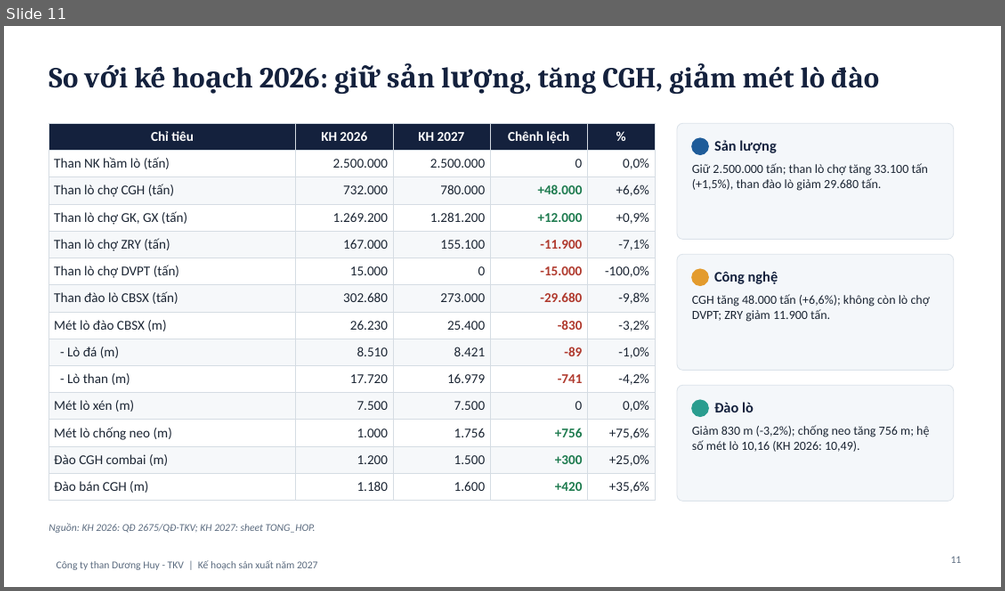
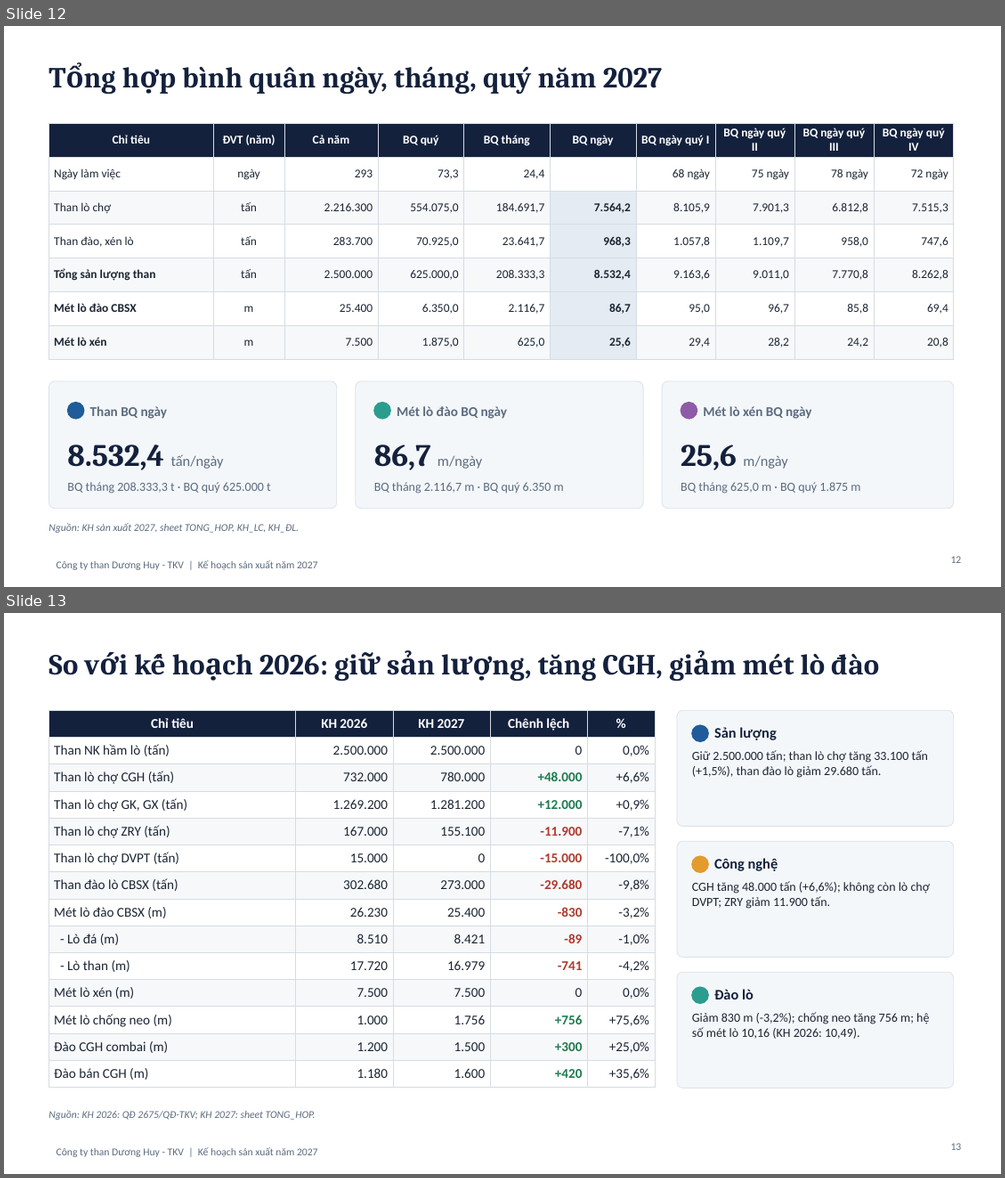
Before and after one commit to vanthuy-dh/CONG_VIEC, a slide deck: 99_KET_QUA/2026-10-23_Ke-hoach-san-xuat-2027.pptx. Shown one above the other, each under a label of ours: slide 11 before the commit, slides 12 and 13 after it. The pictures are 1005x591 and 1005x1178 pixels, drawn with LibreOffice and Linux fonts; fonts in the diff are those of the drawing. Boxes give left, top, right and bottom in pixels: in the first picture for what was removed or moved away, otherwise in the second. Text is boxed around its words. In the diff, an @@ line names an element or a change of style, - is before the commit and + after.

```diff
--- a/99_KET_QUA/2026-10-23_Ke-hoach-san-xuat-2027.pptx
+++ b/99_KET_QUA/2026-10-23_Ke-hoach-san-xuat-2027.pptx
@@ slide 12 added at [4, 26, 1001, 587], background #FFFFFF; not listed: 1 template element that a slide beside it also shows @@
@@ title added at [182, 66, 663, 94], 28 pt, text #14213D, bold @@
+Tổng hợp bình quân ngày, tháng, quý năm 2027
@@ table added at [48, 123, 954, 351], 7 rows, 10 columns @@
+Chỉ tiêu | ĐVT (năm) | Cả năm | BQ quý | BQ tháng | BQ ngày | BQ ngày quý I | BQ ngày quý II | BQ ngày quý III | BQ ngày quý IV
+Ngày làm việc | ngày | 293 | 73,3 | 24,4 |  | 68 ngày | 75 ngày | 78 ngày | 72 ngày
+Than lò chợ | tấn | 2.216.300 | 554.075,0 | 184.691,7 | 7.564,2 | 8.105,9 | 7.901,3 | 6.812,8 | 7.515,3
+Than đào, xén lò | tấn | 283.700 | 70.925,0 | 23.641,7 | 968,3 | 1.057,8 | 1.109,7 | 958,0 | 747,6
+Tổng sản lượng than | tấn | 2.500.000 | 625.000,0 | 208.333,3 | 8.532,4 | 9.163,6 | 9.011,0 | 7.770,8 | 8.262,8
+Mét lò đào CBSX | m | 25.400 | 6.350,0 | 2.116,7 | 86,7 | 95,0 | 96,7 | 85,8 | 69,4
+Mét lò xén | m | 7.500 | 1.875,0 | 625,0 | 25,6 | 29,4 | 28,2 | 24,2 | 20,8
@@ rounded rectangle added at [48, 381, 337, 508], fill #F4F7FA, outline #DCE3EA 0.75 pt @@
@@ rounded rectangle added at [356, 381, 643, 508], fill #F4F7FA, outline #DCE3EA 0.75 pt @@
@@ rounded rectangle added at [662, 381, 954, 508], fill #F4F7FA, outline #DCE3EA 0.75 pt @@
@@ ellipse added at [67, 402, 84, 418], fill #1F5C99, outline #1F5C99 1 pt @@
@@ text added at [90, 406, 167, 418], 13 pt, text #5B6B7F, bold @@
+Than BQ ngày
@@ ellipse added at [374, 402, 390, 418], fill #2A9D8F, outline #2A9D8F 1 pt @@
@@ text added at [396, 406, 507, 418], 13 pt, text #5B6B7F, bold @@
+Mét lò đào BQ ngày
@@ ellipse added at [680, 402, 697, 418], fill #8E5BA8, outline #8E5BA8 1 pt @@
@@ text added at [703, 406, 811, 418], 13 pt, text #5B6B7F, bold @@
+Mét lò xén BQ ngày
@@ text added at [67, 444, 224, 470], 14 pt, text #5B6B7F @@
+8.532,4 tấn/ngày
@@ text added at [374, 444, 482, 470], 14 pt, text #5B6B7F @@
+86,7 m/ngày
@@ text added at [680, 444, 787, 470], 14 pt, text #5B6B7F @@
+25,6 m/ngày
@@ text added at [67, 482, 271, 493], 12 pt, text #5B6B7F @@
+BQ tháng 208.333,3 t · BQ quý 625.000 t
@@ text added at [374, 482, 564, 493], 12 pt, text #5B6B7F @@
+BQ tháng 2.116,7 m · BQ quý 6.350 m
@@ text added at [680, 482, 860, 493], 12 pt, text #5B6B7F @@
+BQ tháng 625,0 m · BQ quý 1.875 m
@@ text added at [48, 523, 299, 532], 10 pt, text #5B6B7F, italic @@
+Nguồn: KH sản xuất 2027, sheet TONG_HOP, KH_LC, KH_ĐL.
@@ page number added at [951, 556, 962, 563], 10 pt, text #5B6B7F @@
+12
@@ what was slide 11 is now slide 13 @@
@@ page number at [951, 1143, 962, 1150]: text changed @@
-11
+13
```
Also in this commit, not shown: 8 slides changed, 1 other slide added.
